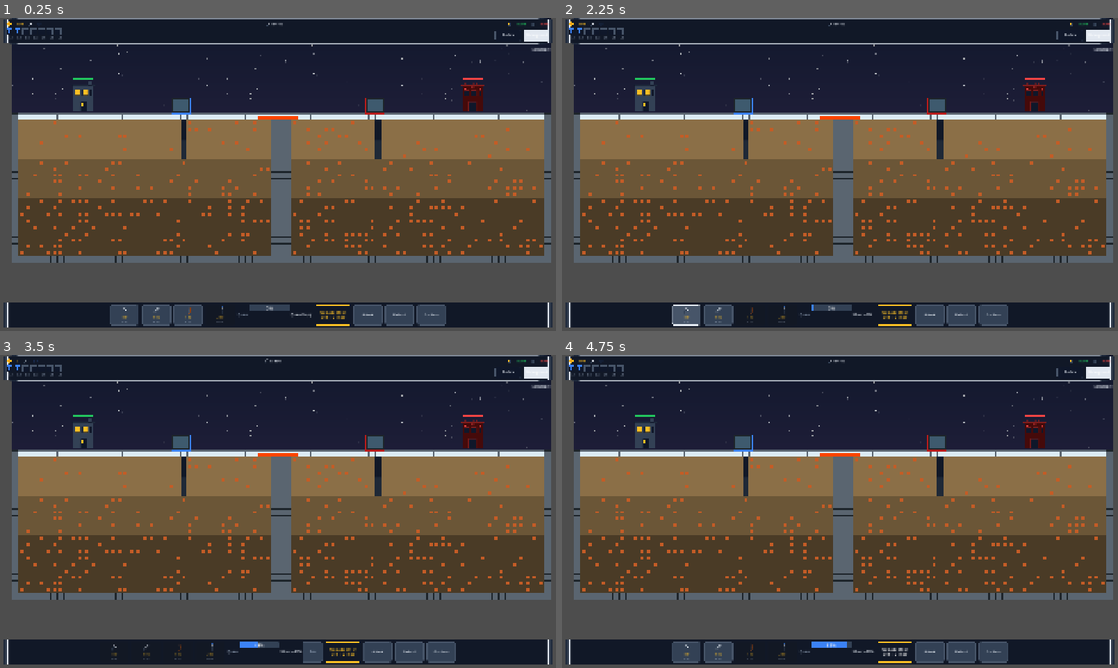
Above: before the commit, frames 1-4 (two rows, left to right).
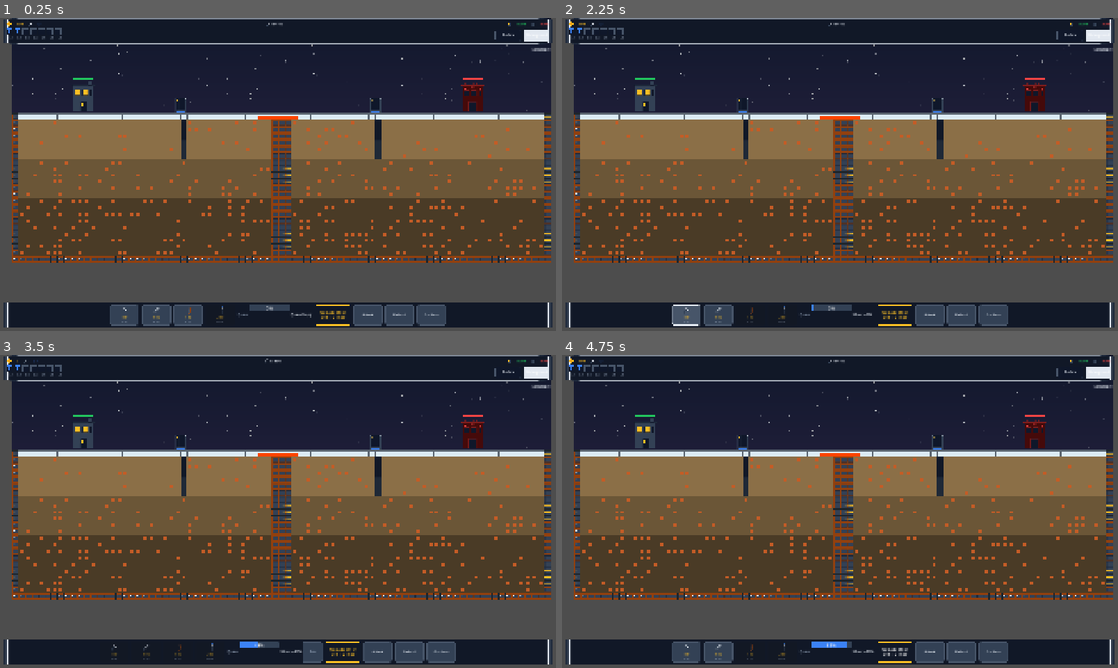
Above: after the commit, the same moments.

Repository: SZaidi00/mine-attack
Game: Godot game, scene res://scenes/main.tscn
Two runs of this game, one before a commit and one after it. Both use one fixed random seed, a clock stepped at 60 frames per second and the inputs below.
Inputs:
- Up to frame 1 (0.25 s): no input
- Up to frame 2 (2.25 s): click "Surface" at 0.5 s; click "Underground" at 1.25 s; click "50" at 2 s
- Up to frame 3 (3.5 s): click "100" at 2.75 s
- Up to frame 4 (4.75 s): click "Swo" at 3.5 s; click "Upgrade Miner Lv 1 → 2 | 500" at 4.25 s

The runs differ from the first frame. In frame 1, 4.8% of the frame differs, in the area x 2-100%, y 25-79%; in frame 2, 4.8%; in frame 3, 4.8%; in frame 4, 4.8%.

Commit message:
update mine entry

Diff:
--- a/scripts/world/grid_world.gd
+++ b/scripts/world/grid_world.gd
@@ -29,6 +29,7 @@
 const _SKY_TEXTURE: Texture2D = preload("res://frost_mines_assets/backgrounds/surface_sky.png")
 const _SURFACE_GROUND_TEXTURE: Texture2D = preload("res://frost_mines_assets/backgrounds/surface_ground.png")
 const _UNDERGROUND_TEXTURE: Texture2D = preload("res://frost_mines_assets/backgrounds/underground_base.png")
+const _WALL_TEXTURE: Texture2D = preload("res://frost_mines_assets/props/wall_segment.png")
 
 const CELL_SIZE: int = _Constants.TILE_SIZE
 
@@ -303,7 +304,7 @@
 				var inner: Rect2 = rect.grow(-8)
 				draw_rect(inner, GameManager.COLOR_RUST, true)
 			CellType.WALL:
-				draw_rect(rect, GameManager.COLOR_STEEL, true)
+				draw_texture_rect(_WALL_TEXTURE, rect, true)
 				draw_rect(rect, GameManager.COLOR_SHADOW, false, 2.0)
 
 
--- a/scripts/world/mine_entry.gd
+++ b/scripts/world/mine_entry.gd
@@ -1,4 +1,6 @@
 extends Node2D
+
+const _MINE_ENTRY_TEXTURE: Texture2D = preload("res://frost_mines_assets/props/mine_entry.png")
 
 signal coin_deposited(team: GameManager.Team, amount: int)
 
@@ -63,11 +65,5 @@
 
 
 func _draw() -> void:
-	var w: float = GridWorld.CELL_SIZE * 3.0
-	var h: float = GridWorld.CELL_SIZE * 2.5
-	var rect: Rect2 = Rect2(-w / 2.0, -h, w, h)
-	var color: Color = GameManager.COLOR_PLAYER if team == GameManager.Team.PLAYER else GameManager.COLOR_ENEMY
-	draw_rect(rect, GameManager.COLOR_SHADOW, true)
-	draw_rect(rect, color, false, 2.0)
-	# Mine opening.
-	draw_rect(Rect2(rect.position.x + 8, rect.position.y + 8, w - 16, h - 16), GameManager.COLOR_DEEP_ICE, true)
+	var sprite_size: Vector2 = _MINE_ENTRY_TEXTURE.get_size()
+	draw_texture(_MINE_ENTRY_TEXTURE, Vector2(-sprite_size.x / 2.0, -sprite_size.y))
Not shown, changed: AGENTS.md
